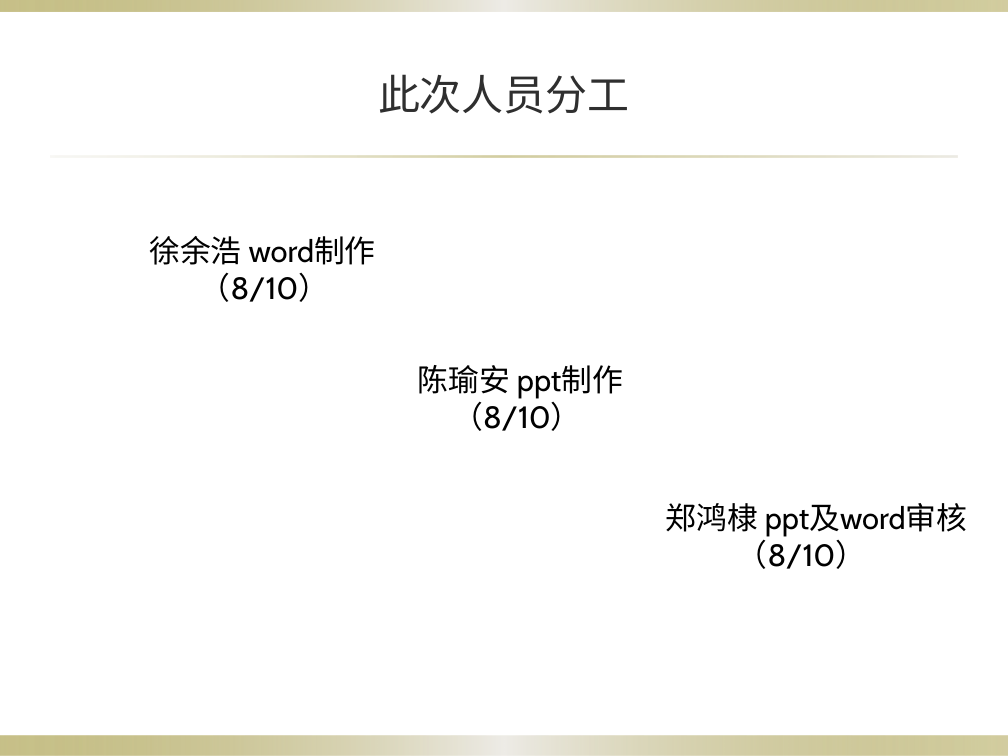
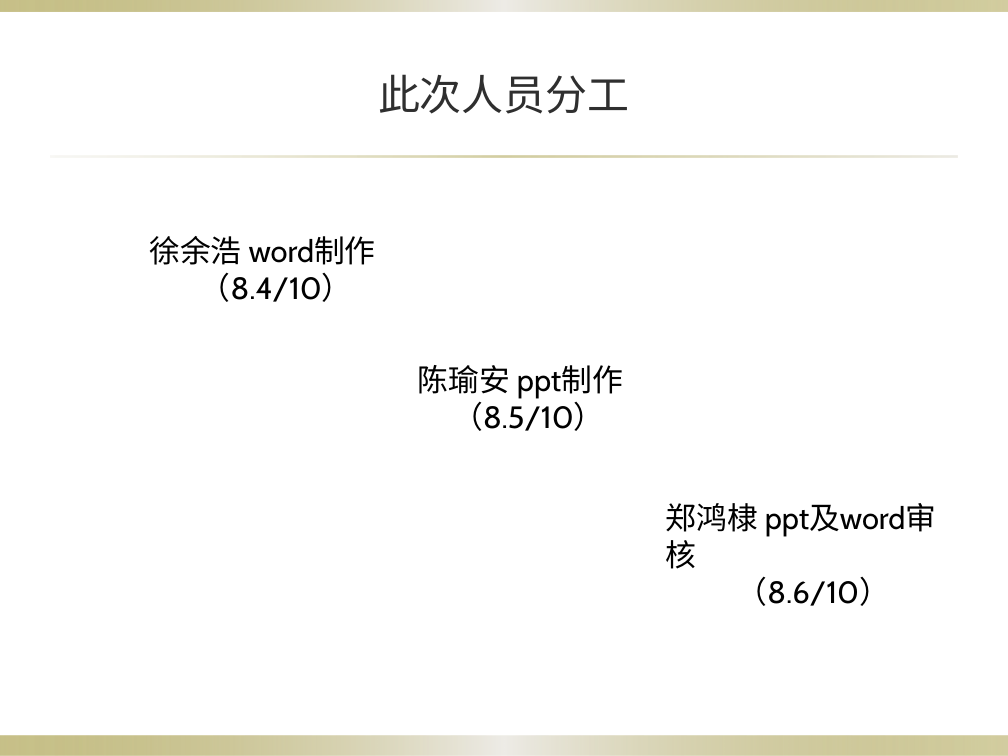
Before and after one commit to 3d-fishing/3D-app, a slide deck: slide 17 of 项目计划(1).pptx (slide 15 before the commit). Drawn at 1008x756 pixels with LibreOffice and Linux fonts; fonts in the diff are those of the drawing; background and template pictures are left out. Boxes give left, top, right and bottom in pixels: in the first picture for what was removed or moved away, otherwise in the second. Text is boxed around its words. In the diff, an @@ line names an element or a change of style, - is before the commit and + after.

```diff
--- a/项目计划(1).pptx
+++ b/项目计划(1).pptx
@@ text at (200, 272, 353, 302): text changed @@
-  （8/10）
+  （8.4/10）
@@ text at (452, 396, 604, 431): text changed @@
-（8/10）
+（8.5/10）
@@ text at (737, 576, 890, 606): text changed @@
-  （8/10）
+  （8.6/10）
```
Also in this commit, not shown: 3 other slides changed, 7 slides added, 1 slide removed.
